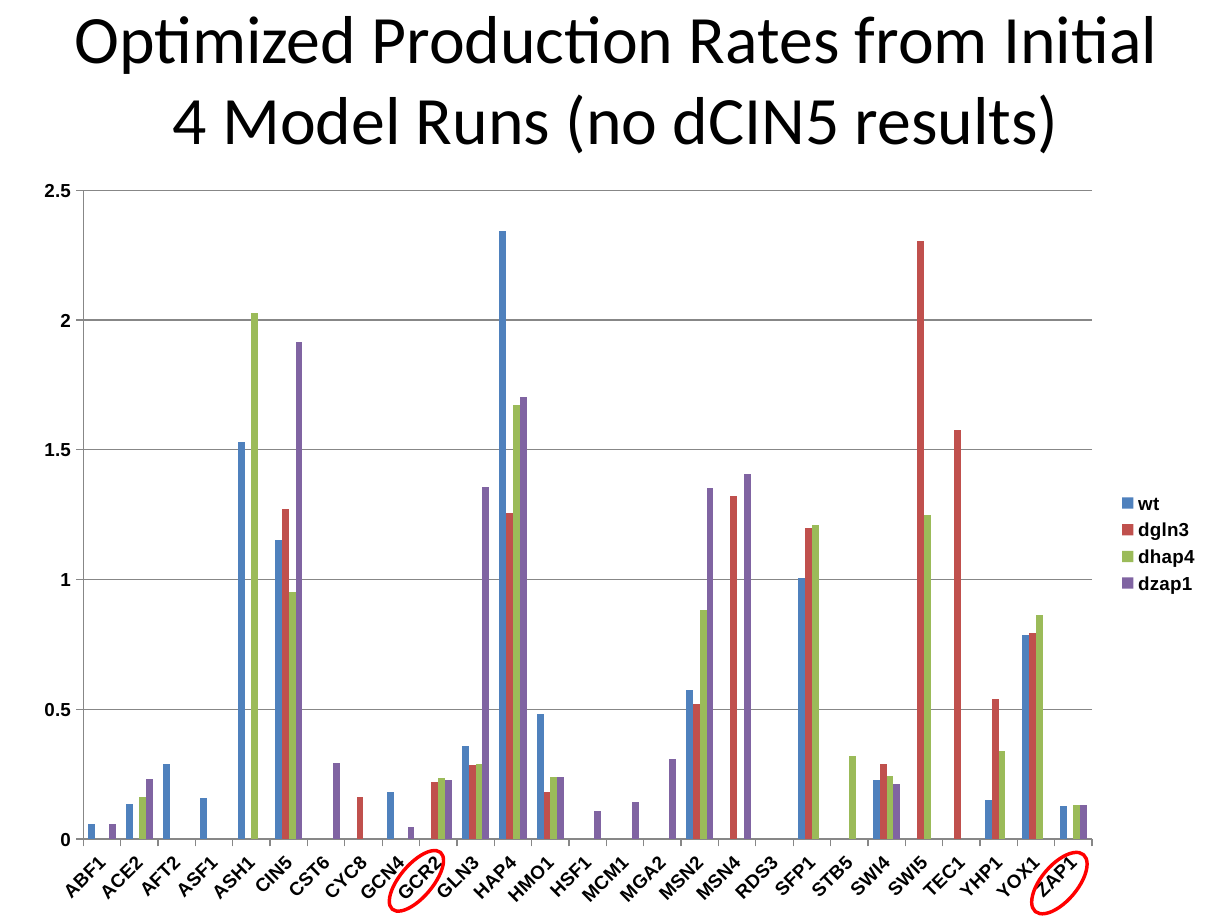
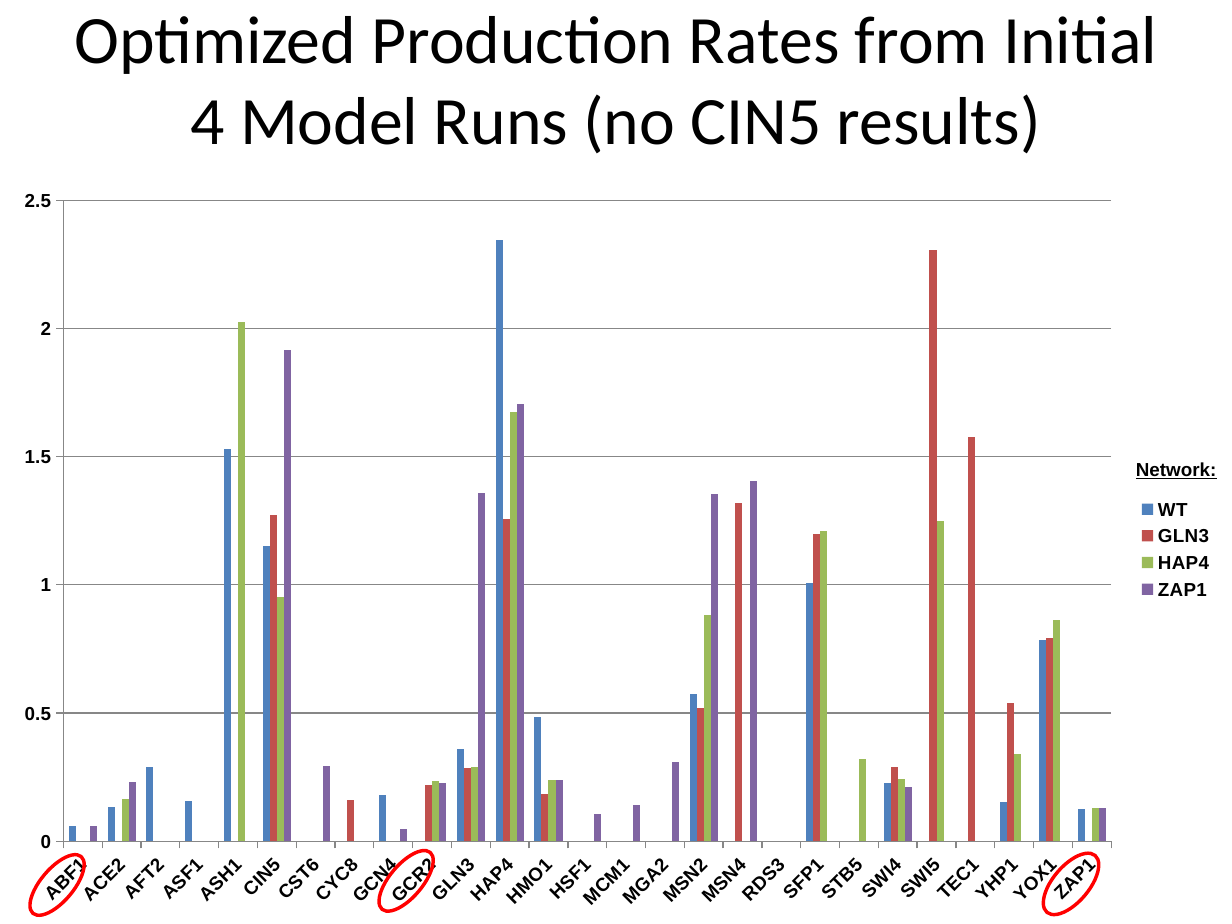
Before and after one commit to kdahlquist/DahlquistLab, a slide deck: slide 2 of documents/Five-Networks_Bar-Chart-Analysis_BK20161116.pptx. Drawn at 1232x924 pixels with LibreOffice and Linux fonts; fonts in the diff are those of the drawing. Boxes give left, top, right and bottom in pixels: in the first picture for what was removed or moved away, otherwise in the second. Text is boxed around its words. In the diff, an @@ line names an element or a change of style, - is before the commit and + after.

```diff
--- a/documents/Five-Networks_Bar-Chart-Analysis_BK20161116.pptx
+++ b/documents/Five-Networks_Bar-Chart-Analysis_BK20161116.pptx
@@ title at box(74, 16, 1157, 154): text changed @@
-Optimized Production Rates from Initial 4 Model Runs (no dCIN5 results)
+Optimized Production Rates from Initial 4 Model Runs (no CIN5 results)
@@ column chart at box(0, 175, 1226, 924) @@
-wt: 0.06, 0.13, 0.29, 0.16, 1.53, 1.15, -, -, 0.18, -, 0.36, 2.34, 0.48, -, -, -, 0.57, -, -, 1.01, -, 0.23, -, -, 0.15, 0.79, 0.13
+WT: 0.06, 0.13, 0.29, 0.16, 1.53, 1.15, -, -, 0.18, -, 0.36, 2.34, 0.48, -, -, -, 0.57, -, -, 1.01, -, 0.23, -, -, 0.15, 0.79, 0.13
-dgln3: -, -, -, -, -, 1.27, -, 0.16, -, 0.22, 0.28, 1.26, 0.18, -, -, -, 0.52, 1.32, -, 1.2, -, 0.29, 2.31, 1.58, 0.54, 0.79, -
+GLN3: -, -, -, -, -, 1.27, -, 0.16, -, 0.22, 0.28, 1.26, 0.18, -, -, -, 0.52, 1.32, -, 1.2, -, 0.29, 2.31, 1.58, 0.54, 0.79, -
-dhap4: -, 0.16, -, -, 2.03, 0.95, -, -, -, 0.24, 0.29, 1.67, 0.24, -, -, -, 0.88, -, -, 1.21, 0.32, 0.24, 1.25, -, 0.34, 0.86, 0.13
+HAP4: -, 0.16, -, -, 2.03, 0.95, -, -, -, 0.24, 0.29, 1.67, 0.24, -, -, -, 0.88, -, -, 1.21, 0.32, 0.24, 1.25, -, 0.34, 0.86, 0.13
-dzap1: 0.06, 0.23, -, -, -, 1.92, 0.29, -, 0.05, 0.23, 1.36, 1.7, 0.24, 0.11, 0.14, 0.31, 1.35, 1.41, -, -, -, 0.21, -, -, -, -, 0.13
+ZAP1: 0.06, 0.23, -, -, -, 1.92, 0.29, -, 0.05, 0.23, 1.36, 1.7, 0.24, 0.11, 0.14, 0.31, 1.35, 1.41, -, -, -, 0.21, -, -, -, -, 0.13
@@ column chart: place and size @@
-column chart at box(21, 164, 1212, 922)
+column chart at box(0, 175, 1226, 924)
@@ text added at box(1136, 462, 1217, 479), 11 pt, text #000000, bold, underline @@
+Network:
@@ ellipse added at box(21, 846, 94, 924), outline #FF0000 2 pt @@
@@ ellipse: place and size @@
-ellipse at box(380, 842, 454, 920)
+ellipse at box(369, 842, 443, 920)
@@ ellipse: place and size @@
-ellipse at box(1021, 844, 1096, 923)
+ellipse at box(1034, 844, 1109, 923)
```
Also in this commit, not shown: 5 other slides changed.
